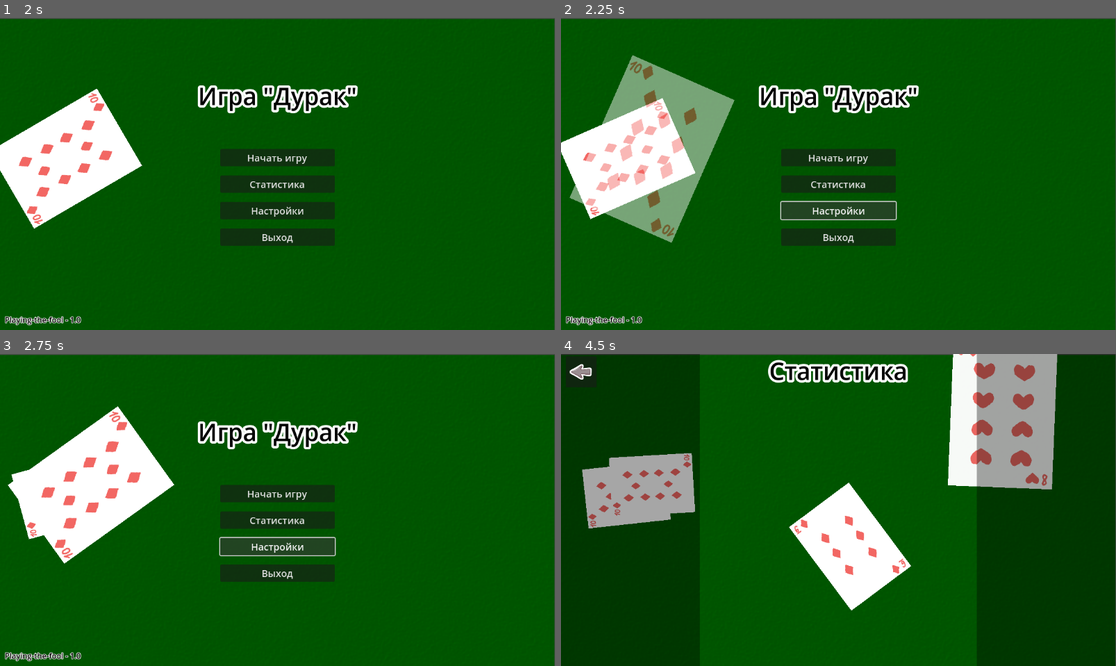
Above: before the commit, frames 1-4 (two rows, left to right).
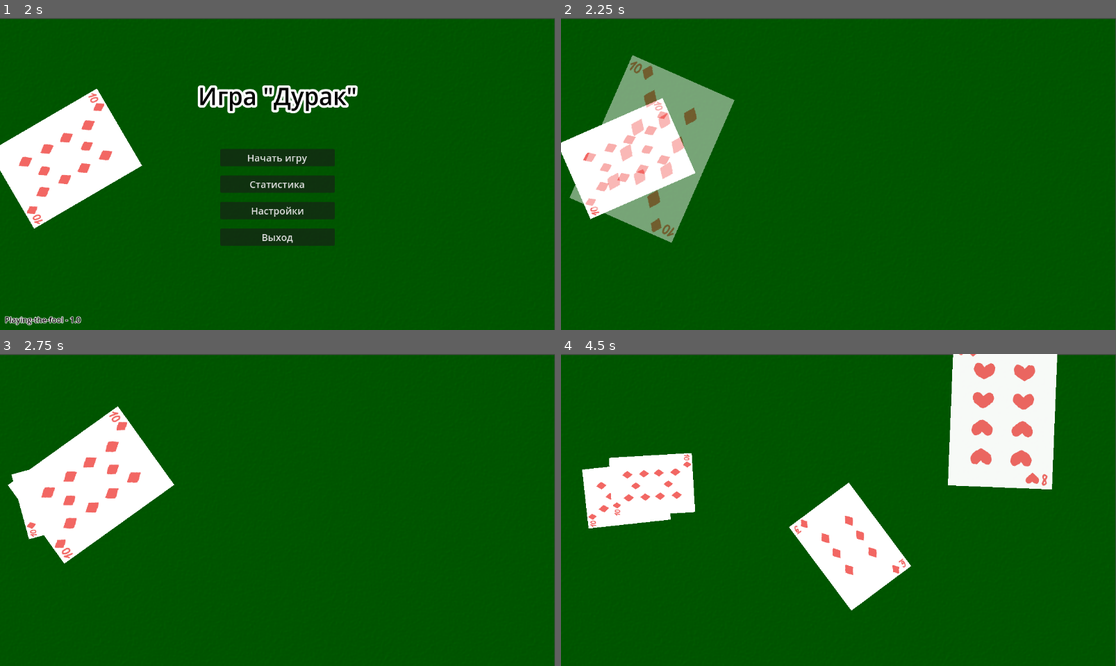
Above: after the commit, the same moments.

Repository: Yulya-S/Playing-the-fool
Game: Godot game, scene res://scenes/main.tscn
The game is run twice, just before and just after one commit, with the same random seed, the same clock (stepped at 60 frames per second) and the same inputs.
Inputs (mouse positions are in pixels of both pictures, inside the frame that each line leads up to):
- Up to frame 1 (2 s): click "Статистика" at 0.5 s; click (22, 36) at 1.25 s
- Up to frame 2 (2.25 s): click "Настройки" at 2 s
- Up to frame 3 (2.75 s): no input
- Up to frame 4 (4.5 s): click (838, 494) at 2.75 s, where only the run before the commit has a clickable "Начать игру"; click (838, 494) at 3.5 s, where only the run before the commit has a clickable "Начать игру"; click (838, 519) at 4.25 s, where only the run before the commit has a clickable "Статистика"

Frame 1 is identical in both runs. In frame 2, 6.6% of the frame differs, in the area x 0-65%, y 21-99%; in frame 3, 6.6%; in frame 4, 51%, in the area x 0-100%, y 0-100%.
Error after the commit: Attempt to call function 'instantiate' in base 'null instance' on a null instance. (res://scripts/Global.gd:10)

Commit message:
window opening function

Diff:
--- a/playing-the-fool/scenes/pages/menu.tscn
+++ b/playing-the-fool/scenes/pages/menu.tscn
@@ -41,7 +41,7 @@
 text = "Статистика
 "
 
-[node name="Setting" type="Button" parent="."]
+[node name="Settings" type="Button" parent="."]
 layout_mode = 0
 offset_left = 457.0
 offset_top = 382.0
@@ -70,5 +70,6 @@
 theme_override_constants/outline_size = 5
 text = "Playing-the-fool - 1.0"
 
-[connection signal="button_down" from="Statistics" to="." method="_on_statistics_button_down"]
+[connection signal="button_down" from="Statistics" to="." method="_on_window_button_down" binds= ["statistics"]]
+[connection signal="button_down" from="Settings" to="." method="_on_window_button_down" binds= ["settings"]]
 [connection signal="button_down" from="Exit" to="." method="_on_exit_button_down"]
--- a/playing-the-fool/scripts/pages/menu.gd
+++ b/playing-the-fool/scripts/pages/menu.gd
@@ -1,7 +1,7 @@
 extends Control
 
-# Открытие окна статистики
-func _on_statistics_button_down() -> void: get_parent().close_window("statistics")
+# Открытие нового окна
+func _on_window_button_down(new_window: String) -> void: get_parent().close_window(new_window)
 
 # Выход из приложения
 func _on_exit_button_down() -> void: get_tree().quit()
